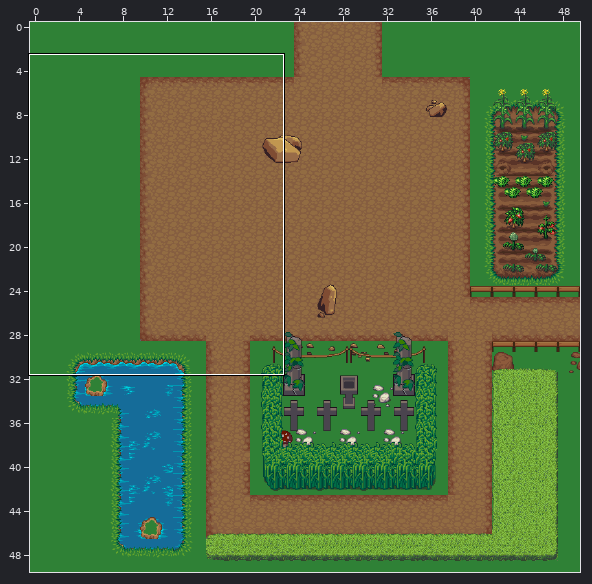
Two versions of a level (Tiled map, Content/TiledProject/OverWorld1Left.tmx). Above, an overview of the earlier version with the close-up marked.
Close-up. Earlier state:
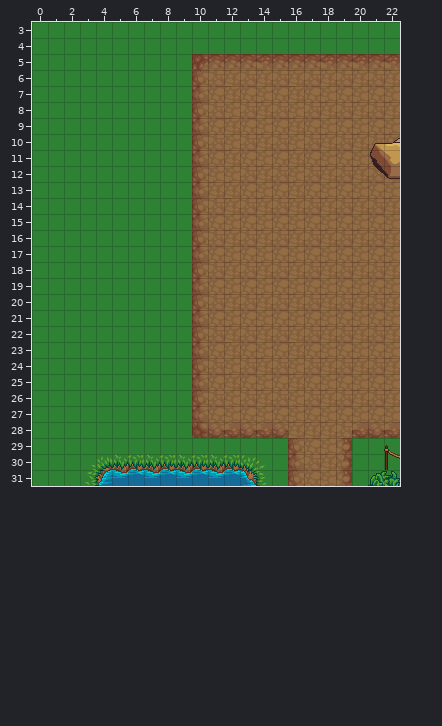
Cells are 16x16 px. Shown: x 0..22, y 3..31. The commit also changed other parts of the map, which this record leaves out.
Once edited:
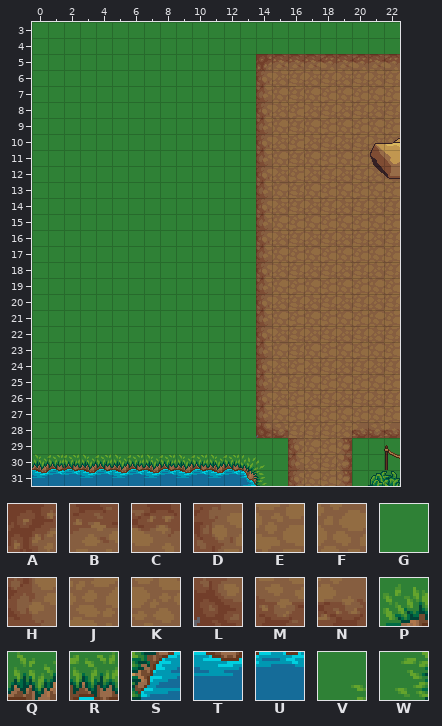
Key: from "asdafasdf": A 357, B 358, C 359, D 421, E 422, F 423, G 428, H 485, J 486, K 487, L 549, M 550, N 551, P 1421, Q 1422, R 1423, S 1485, T 1486, U 1487, V 2186, W 2250.
_ is an empty cell.
From old to new:
{"where": "layer \"fondo\""}
{"y":5,"x":10,"old":"ABBBC","new":"GGGGA"}
{"y":6,"x":10,"old":"DKJKJ","new":"GGGGD"}
{"y":7,"x":10,"old":"HFJFE","new":"GGGGH"}
{"y":8,"x":10,"old":"DKEKJ","new":"GGGGD"}
{"y":9,"x":10,"old":"HFJFE","new":"GGGGH"}
{"y":10,"x":10,"old":"DKEKJ","new":"GGGGD"}
{"y":11,"x":10,"old":"HFJFE","new":"GGGGH"}
{"y":12,"x":10,"old":"DEEKJ","new":"GGGGD"}
{"y":13,"x":10,"old":"HJJFE","new":"GGGGH"}
{"y":14,"x":10,"old":"DKJKJ","new":"GGGGD"}
{"y":15,"x":10,"old":"HFEFE","new":"GGGGH"}
{"y":16,"x":10,"old":"DKJKJ","new":"GGGGD"}
{"y":17,"x":10,"old":"HFEFE","new":"GGGGH"}
{"y":18,"x":10,"old":"DKJKJ","new":"GGGGD"}
{"y":19,"x":10,"old":"HFEFE","new":"GGGGH"}
{"y":20,"x":10,"old":"DKJKJ","new":"GGGGD"}
{"y":21,"x":10,"old":"HFEFE","new":"GGGGH"}
{"y":22,"x":10,"old":"DKJKJ","new":"GGGGD"}
{"y":23,"x":10,"old":"HFJFE","new":"GGGGH"}
{"y":24,"x":10,"old":"DKEKJ","new":"GGGGD"}
{"y":25,"x":10,"old":"HFJFE","new":"GGGGH"}
{"y":26,"x":10,"old":"DKEKJ","new":"GGGGD"}
{"y":27,"x":10,"old":"HFEFE","new":"GGGGH"}
{"y":28,"x":10,"old":"LMNMN","new":"GGGGL"}
{"where": "layer \"decoracion2\""}
{"y":30,"x":0,"old":"_____","new":"QRRQR"}
{"y":31,"x":0,"old":"_____","new":"TUUTU"}
{"where": "layer \"decoracion1\""}
{"y":30,"x":3,"old":"VP","new":"__"}
{"y":31,"x":3,"old":"WS","new":"__"}
{"label":"changed","picture_box":[192,54,272,438]}
{"label":"changed","picture_box":[32,454,112,486]}
